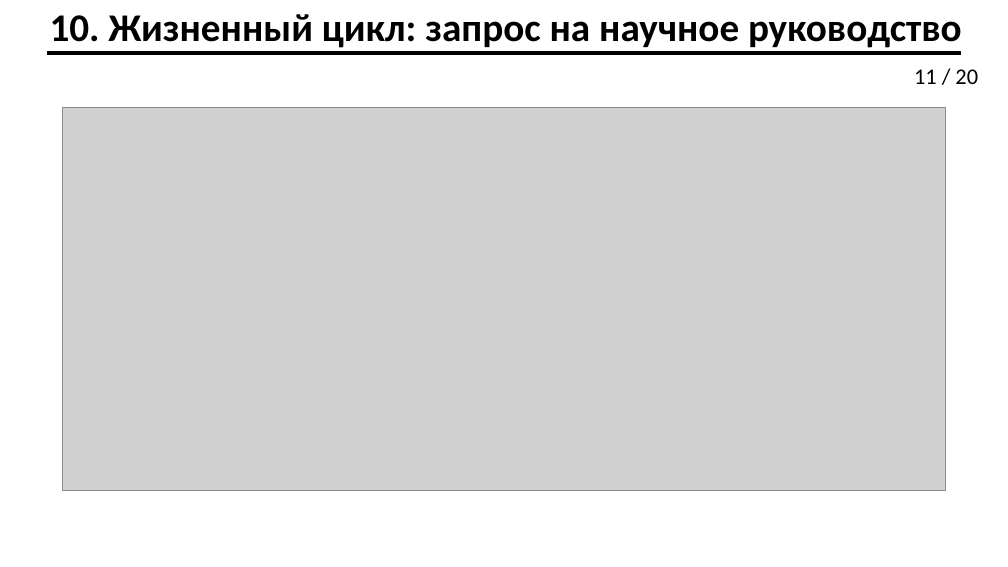
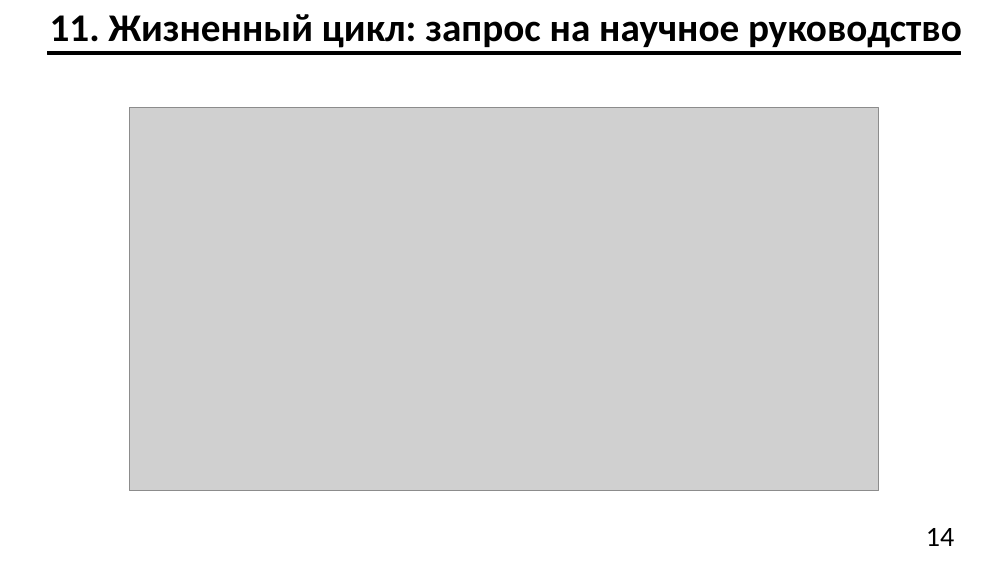
Before and after one commit to Effecktus/AcademicTopicSelectionService, a slide deck: slide 14 of docs/ilyin_pres.pptx (slide 11 before the commit). Drawn at 1008x567 pixels with LibreOffice and Linux fonts; fonts in the diff are those of the drawing; grey boxes stand for pictures. Boxes give left, top, right and bottom in pixels: in the first picture for what was removed or moved away, otherwise in the second. Text is boxed around its words. In the diff, an @@ line names an element or a change of style, - is before the commit and + after.

```diff
--- a/docs/ilyin_pres.pptx
+++ b/docs/ilyin_pres.pptx
@@ text at (50, 14, 962, 48): text changed @@
-10. Жизненный цикл: запрос на научное руководство
+11. Жизненный цикл: запрос на научное руководство
@@ text removed at (914, 69, 978, 84) @@
-11 / 20
@@ picture: place and size @@
-picture at (62, 108, 944, 491)
+picture at (129, 108, 879, 491)
@@ text added at (926, 528, 954, 546), 20 pt, text #000000 @@
+14
```
Also in this commit, not shown: 19 other slides changed, 3 slides added, 23 other files.
